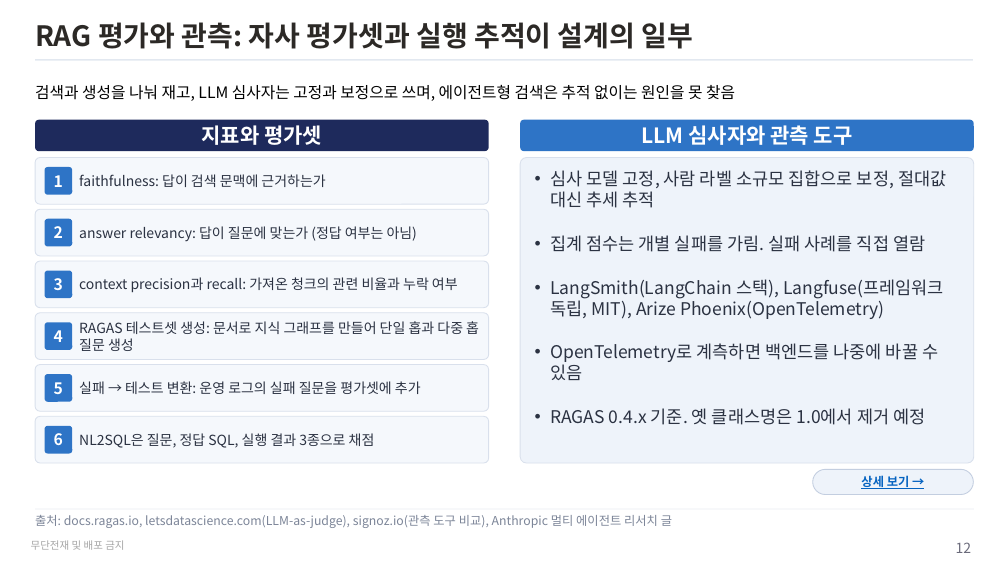
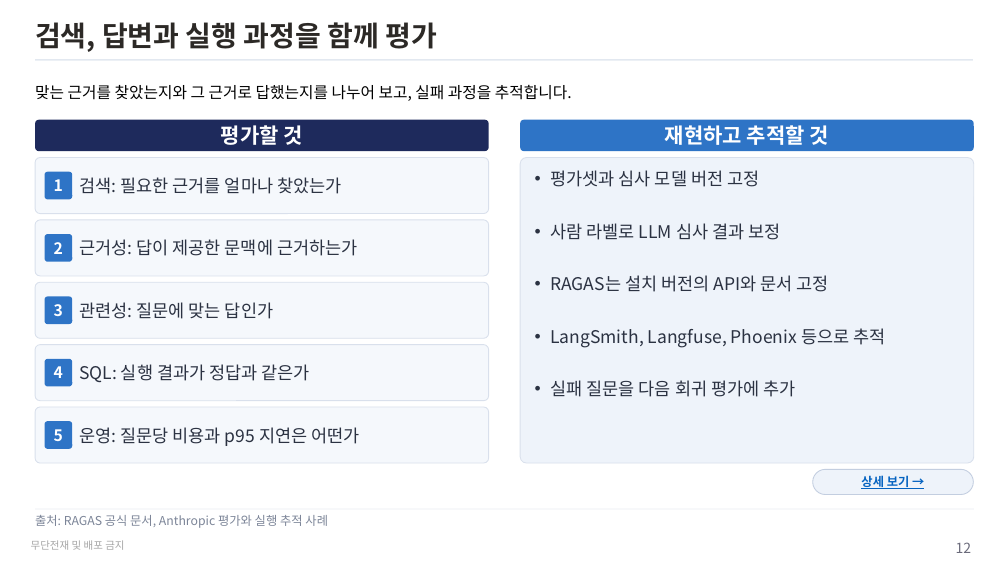
Before and after one commit to unicorn-campus/hybrid-ai, a slide deck: slide 12 of research/rag-trends-2026.pptx. Drawn at 1008x567 pixels with LibreOffice and Linux fonts; fonts in the diff are those of the drawing. Boxes give left, top, right and bottom in pixels: in the first picture for what was removed or moved away, otherwise in the second. Text is boxed around its words. In the diff, an @@ line names an element or a change of style, - is before the commit and + after.

```diff
--- a/research/rag-trends-2026.pptx
+++ b/research/rag-trends-2026.pptx
@@ title at (x1=35, y1=22, x2=438, y2=52): text changed @@
-RAG 평가와 관측: 자사 평가셋과 실행 추적이 설계의 일부
+검색, 답변과 실행 과정을 함께 평가
@@ text at (x1=35, y1=85, x2=572, y2=101): text changed @@
-검색과 생성을 나눠 재고, LLM 심사자는 고정과 보정으로 쓰며, 에이전트형 검색은 추적 없이는 원인을 못 찾음
+맞는 근거를 찾았는지와 그 근거로 답했는지를 나누어 보고, 실패 과정을 추적합니다.
@@ text at (x1=221, y1=125, x2=303, y2=145): text changed @@
-지표와 평가셋
+평가할 것
@@ text at (x1=665, y1=125, x2=829, y2=145): text changed @@
-LLM 심사자와 관측 도구
+재현하고 추적할 것
@@ rounded rectangle resized from (x1=35, y1=158, x2=489, y2=204) to (x1=35, y1=158, x2=489, y2=214) @@
@@ text "1" moved from (x1=54, y1=175, x2=63, y2=187) to (x1=54, y1=179, x2=63, y2=191) @@
@@ rounded rectangle moved from (x1=45, y1=167, x2=72, y2=195) to (x1=45, y1=172, x2=72, y2=200) @@
@@ text added at (x1=79, y1=177, x2=341, y2=194), 20 pt, text #2B3242 @@
+검색: 필요한 근거를 얼마나 찾았는가
@@ text in rounded rectangle at (x1=550, y1=170, x2=886, y2=397): text changed @@
-• 심사 모델 고정, 사람 라벨 소규모 집합으로 보정, 절대값 대신 추세 추적
-• 집계 점수는 개별 실패를 가림. 실패 사례를 직접 열람
-• LangSmith(LangChain 스택), Langfuse(프레임워크 독립, MIT), Arize Phoenix(OpenTelemetry)
-• OpenTelemetry로 계측하면 백엔드를 나중에 바꿀 수 있음
-• RAGAS 0.4.x 기준. 옛 클래스명은 1.0에서 제거 예정
+• 평가셋과 심사 모델 버전 고정
+• 사람 라벨로 LLM 심사 결과 보정
+• RAGAS는 설치 버전의 API와 문서 고정
+• LangSmith, Langfuse, Phoenix 등으로 추적
+• 실패 질문을 다음 회귀 평가에 추가
@@ rounded rectangle resized from (x1=35, y1=209, x2=489, y2=256) to (x1=35, y1=220, x2=489, y2=276) @@
@@ text "2" moved from (x1=54, y1=226, x2=63, y2=238) to (x1=54, y1=242, x2=63, y2=254) @@
@@ rounded rectangle moved from (x1=45, y1=219, x2=72, y2=246) to (x1=45, y1=234, x2=72, y2=261) @@
@@ text at (x1=79, y1=239, x2=358, y2=256): text changed; size 16 to 20 pt @@
-faithfulness: 답이 검색 문맥에 근거하는가
+근거성: 답이 제공한 문맥에 근거하는가
@@ rounded rectangle removed at (x1=35, y1=261, x2=489, y2=307) @@
@@ proportions changed in 5 elements at (x1=35, y1=158, x2=489, y2=214), (x1=35, y1=407, x2=489, y2=463), (x1=35, y1=220, x2=489, y2=276), (x1=35, y1=345, x2=489, y2=401), (x1=35, y1=282, x2=489, y2=338) @@
@@ rounded rectangle resized from (x1=35, y1=312, x2=489, y2=359) to (x1=35, y1=282, x2=489, y2=338) @@
@@ text "3" moved from (x1=54, y1=278, x2=63, y2=290) to (x1=54, y1=304, x2=63, y2=316) @@
@@ rounded rectangle moved from (x1=45, y1=323, x2=72, y2=350) to (x1=45, y1=297, x2=72, y2=324) @@
@@ rounded rectangle removed at (x1=45, y1=270, x2=72, y2=298) @@
@@ text removed at (x1=79, y1=277, x2=458, y2=293) @@
-context precision과 recall: 가져온 청크의 관련 비율과 누락 여부
@@ text at (x1=79, y1=302, x2=273, y2=319): text changed; size 16 to 20 pt @@
-answer relevancy: 답이 질문에 맞는가 (정답 여부는 아님)
+관련성: 질문에 맞는 답인가
@@ text removed at (x1=79, y1=321, x2=479, y2=351) @@
-RAGAS 테스트셋 생성: 문서로 지식 그래프를 만들어 단일 홉과 다중 홉 질문 생성
@@ rounded rectangle resized from (x1=35, y1=365, x2=489, y2=411) to (x1=35, y1=345, x2=489, y2=401) @@
@@ text "4" moved from (x1=54, y1=330, x2=63, y2=342) to (x1=54, y1=366, x2=63, y2=378) @@
@@ rounded rectangle moved from (x1=45, y1=374, x2=72, y2=402) to (x1=45, y1=359, x2=72, y2=387) @@
@@ text at (x1=79, y1=364, x2=310, y2=382): text changed; size 16 to 20 pt @@
-NL2SQL은 질문, 정답 SQL, 실행 결과 3종으로 채점
+SQL: 실행 결과가 정답과 같은가
@@ text removed at (x1=79, y1=381, x2=421, y2=394) @@
-실패 → 테스트 변환: 운영 로그의 실패 질문을 평가셋에 추가
@@ rounded rectangle resized from (x1=35, y1=416, x2=489, y2=463) to (x1=35, y1=407, x2=489, y2=463) @@
@@ text "5" moved from (x1=54, y1=382, x2=63, y2=394) to (x1=54, y1=429, x2=63, y2=441) @@
@@ rounded rectangle moved from (x1=45, y1=426, x2=72, y2=454) to (x1=45, y1=421, x2=72, y2=449) @@
@@ text removed at (x1=54, y1=433, x2=63, y2=445) @@
-6
@@ text added at (x1=79, y1=427, x2=359, y2=446), 20 pt, text #2B3242 @@
+운영: 질문당 비용과 p95 지연은 어떤가
@@ text at (x1=35, y1=515, x2=328, y2=528): text changed @@
-출처: docs.ragas.io, letsdatascience.com(LLM-as-judge), signoz.io(관측 도구 비교), Anthropic 멀티 에이전트 리서치 글
+출처: RAGAS 공식 문서, Anthropic 평가와 실행 추적 사례
```
Also in this commit, not shown: 12 other slides changed, 1 slide added, 1 slide removed, 2 other files.
